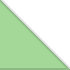
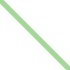
Before/after of a (70, 70) layered artwork. What changed in the layer stack:
hid "green bottom line" over (0, 68, 70, 70)
added layer "thick green line" above "sold graph line" over (0, 0, 70, 70)
added layer "sold graph line" above "New Layer#1" over (0, 0, 70, 70)
hid "New Layer#1" over (0, 0, 70, 70)
hid "g" over (0, 0, 70, 70)
added layer "white bg" above "Background" over (0, 0, 70, 70)
